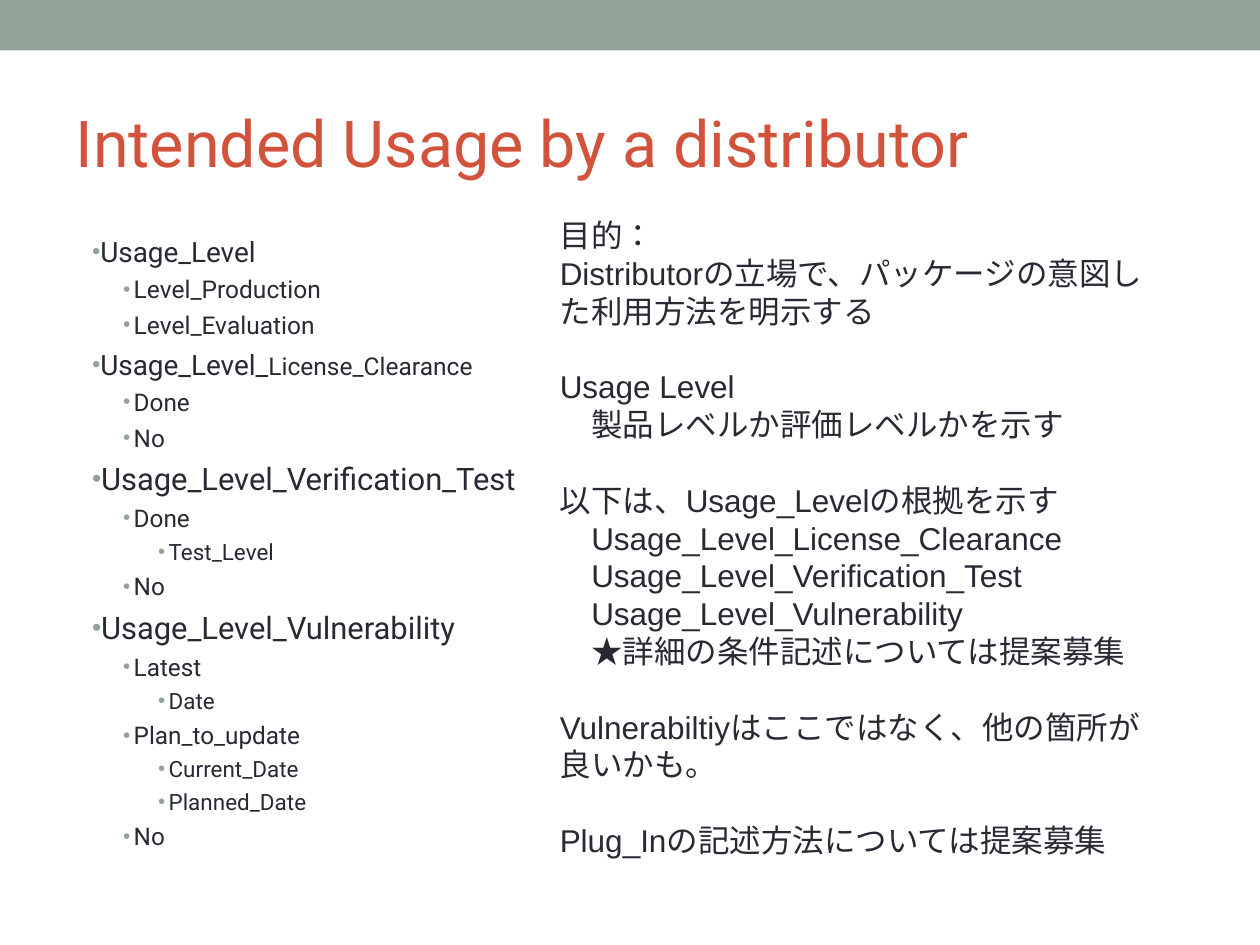
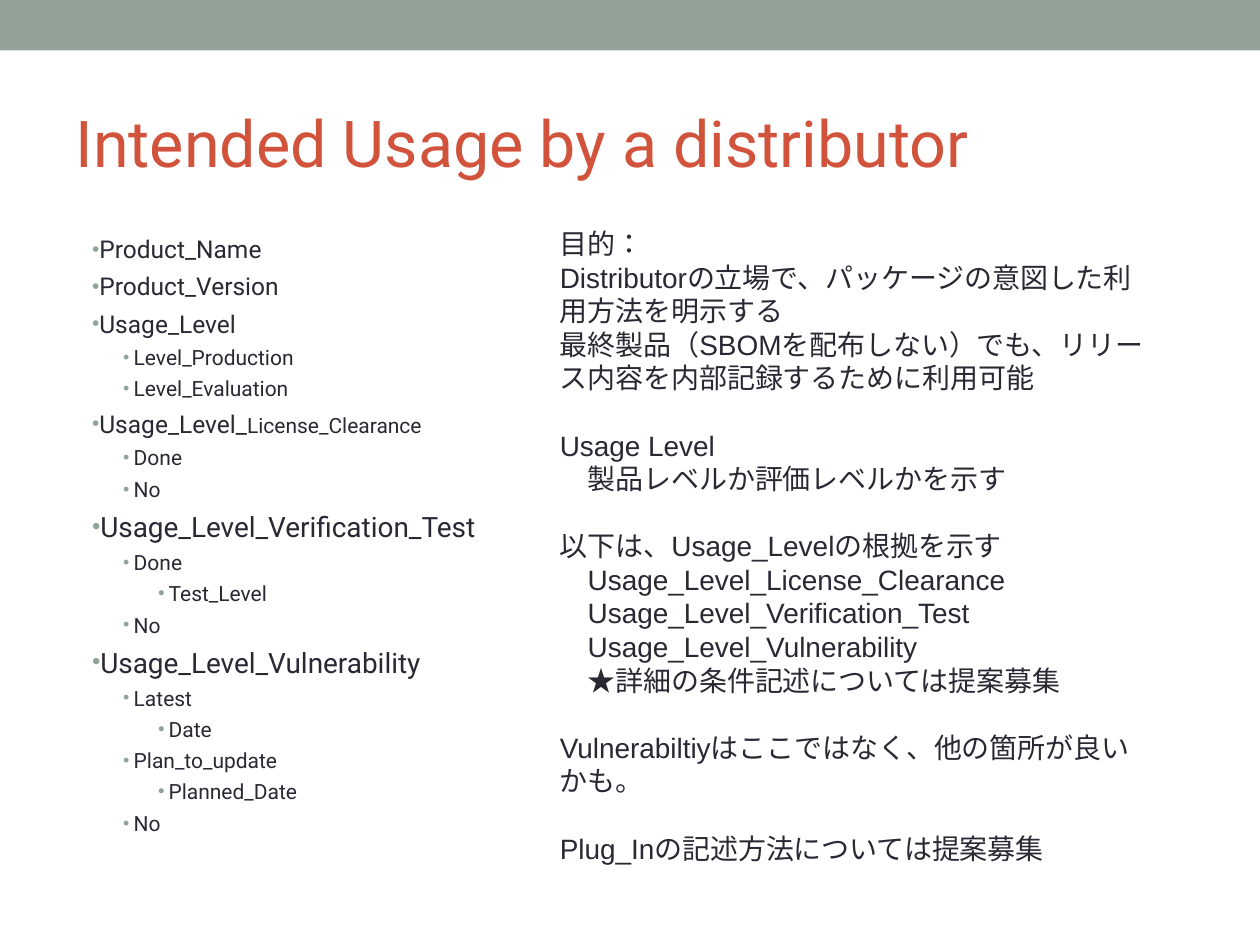
Before and after one commit to OpenChain-Project/OpenChain-JWG, a slide deck: slide 11 of License-Info-Exchange/UsageProfile/Proposal/Background_of_Proposal_of_UsageProfile_CC0.pptx. Drawn at 1260x945 pixels with LibreOffice and Linux fonts; fonts in the diff are those of the drawing; background and template pictures are left out. Boxes give left, top, right and bottom in pixels: in the first picture for what was removed or moved away, otherwise in the second. Text is boxed around its words. In the diff, an @@ line names an element or a change of style, - is before the commit and + after.

```diff
--- a/License-Info-Exchange/UsageProfile/Proposal/Background_of_Proposal_of_UsageProfile_CC0.pptx
+++ b/License-Info-Exchange/UsageProfile/Proposal/Background_of_Proposal_of_UsageProfile_CC0.pptx
@@ text at box(99, 239, 278, 297): paragraphs added @@
+• Product_Name
+• Product_Version
@@ text "目的：": place and size @@
-text "目的：" at box(560, 220, 1143, 858)
+text "目的：" at box(560, 230, 1144, 864)
@@ text at box(560, 230, 1132, 864): size 18 to 16 pt in "目的：", "Distributorの立場で、パッケージの意図した利用方法を明示する", "Usage Level", "製品レベルか評価レベルかを示す" and 7 more places @@
@@ text at box(99, 314, 475, 831): size 16 to 14 pt in "Usage_Level", "Usage_Level_License_Clearance"; size 14 to 12 pt in "Level_Production", "Level_Evaluation", "Usage_Level_License_Clearance"; size 13.8 to 12 pt in "Done", "No", "Done", "No" and 3 more places; size 17.7 to 16 pt in "Usage_Level_Verification_Test", "Usage_Level_Vulnerability"; size 12.8 to 12 pt in "Test_Level", "Date", "Planned_Date" @@
@@ text at box(560, 331, 1144, 391): paragraph added @@
+最終製品（SBOMを配布しない）でも、リリース内容を内部記録するために利用可能
@@ text at box(169, 761, 299, 779): paragraph removed @@
-    • Current_Date
```
Also in this commit, not shown: 2 slides added.
